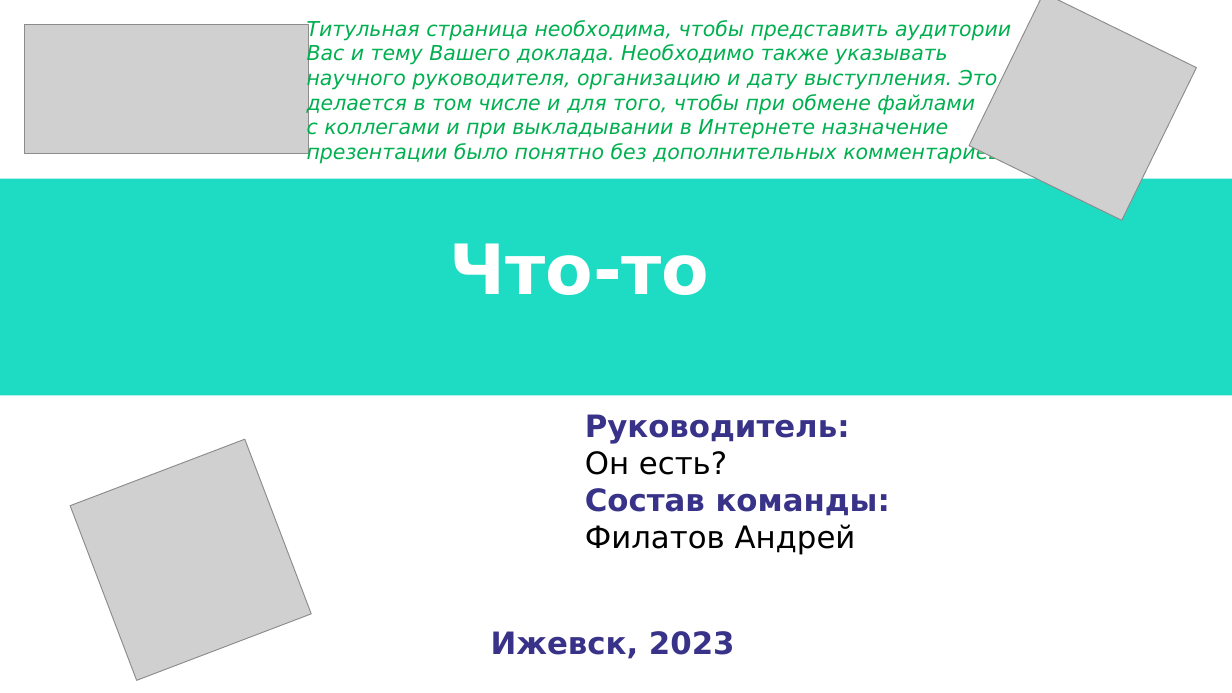
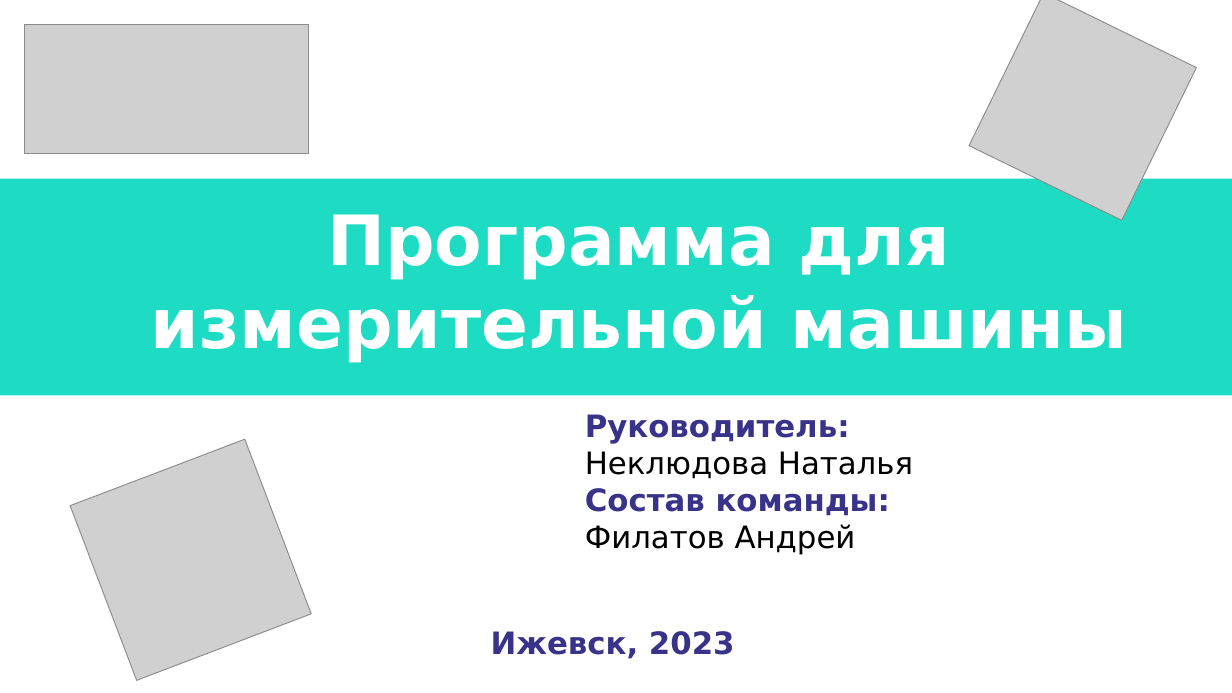
Before and after one commit to Arava003/kalashnikov_project, a slide deck: slide 2 of Шаблон для Нейро для защиты.pptx. Drawn at 1232x693 pixels with LibreOffice and Linux fonts; fonts in the diff are those of the drawing; grey boxes stand for pictures. Boxes give left, top, right and bottom in pixels: in the first picture for what was removed or moved away, otherwise in the second. Text is boxed around its words. In the diff, an @@ line names an element or a change of style, - is before the commit and + after.

```diff
--- a/Шаблон для Нейро для защиты.pptx
+++ b/Шаблон для Нейро для защиты.pptx
@@ text removed at (307, 20, 1011, 164) @@
-Титульная страница необходима, чтобы представить аудитории Вас и тему Вашего доклада. Необходимо также указывать научного руководителя, организацию и дату выступления. Это делается в том числе и для того, чтобы при обмене файлами
-с коллегами и при выкладывании в Интернете назначение презентации было понятно без дополнительных комментариев.
@@ text at (151, 214, 1127, 363): text changed @@
-Что-то
+Программа для измерительной машины
@@ text at (585, 451, 913, 479): text changed @@
-Он есть?
+Неклюдова Наталья
```
Also in this commit, not shown: 6 other slides changed, 28 other files.
